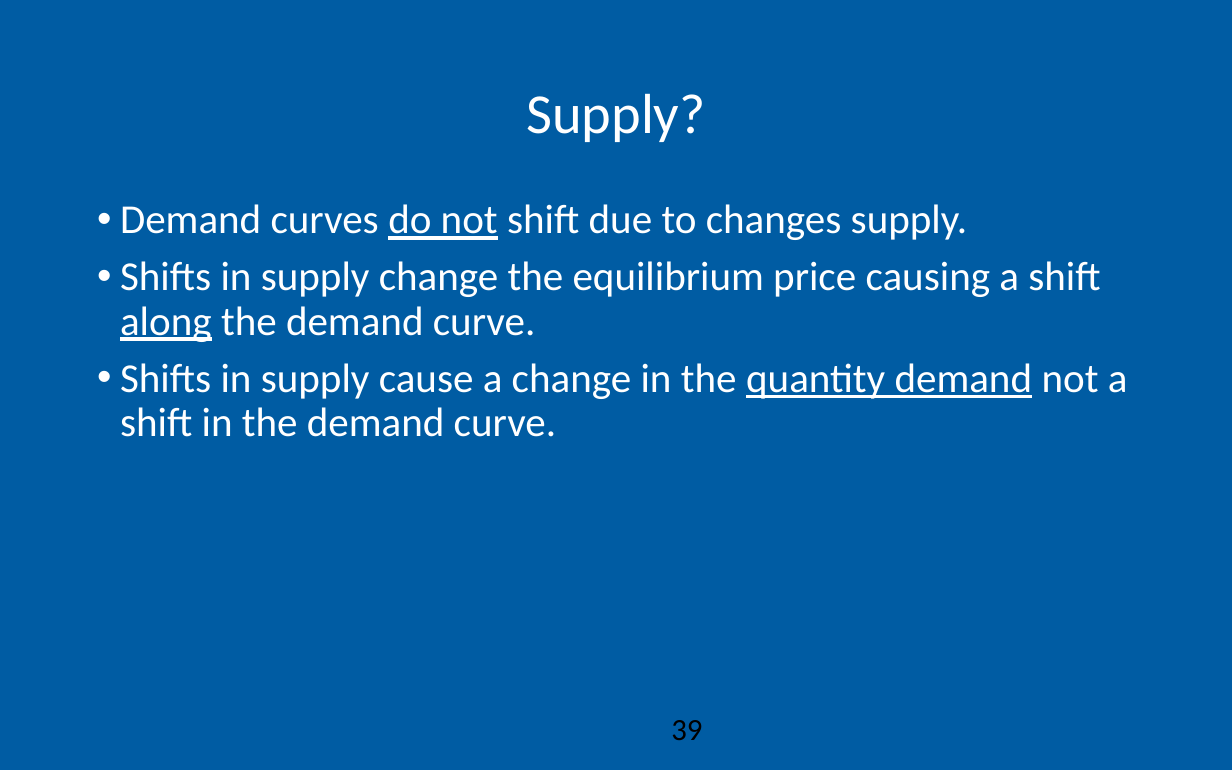
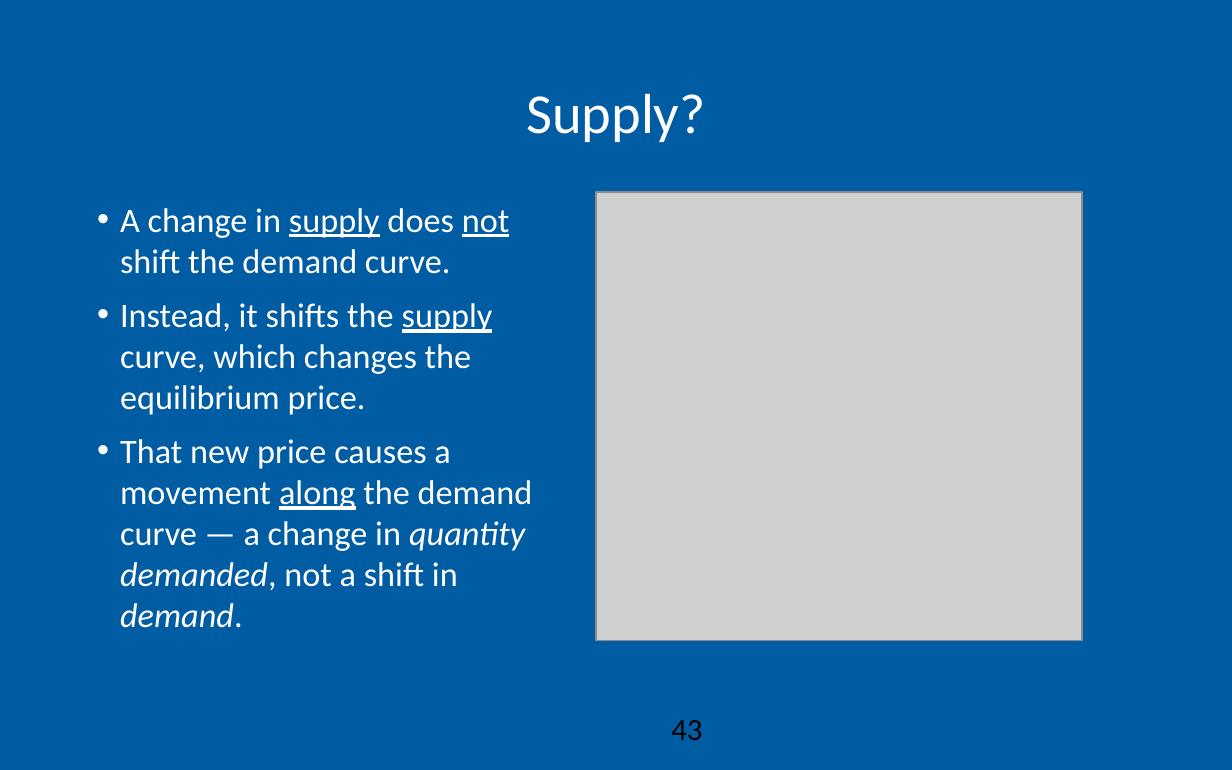
Before and after one commit to AEGDDI/idr305, a slide deck: slide 43 of lectures/L3.pptx (slide 39 before the commit). Drawn at 1232x770 pixels with LibreOffice and Linux fonts; fonts in the diff are those of the drawing; grey boxes stand for pictures; background and template pictures are left out. Boxes give left, top, right and bottom in pixels: in the first picture for what was removed or moved away, otherwise in the second. Text is boxed around its words. In the diff, an @@ line names an element or a change of style, - is before the commit and + after.

```diff
--- a/lectures/L3.pptx
+++ b/lectures/L3.pptx
@@ text at bbox=[120, 208, 533, 628]: text changed; size 24 to 20 pt @@
-• Demand curves do not shift due to changes supply.
-• Shifts in supply change the equilibrium price causing a shift along the demand curve.
-• Shifts in supply cause a change in the quantity demand not a shift in the demand curve.
+• A change in supply does not shift the demand curve.
+• Instead, it shifts the supply curve, which changes the equilibrium price.
+• That new price causes a movement along the demand curve — a change in quantity demanded, not a shift in demand.
@@ picture added at bbox=[596, 192, 1083, 641] @@
@@ page number at bbox=[671, 720, 702, 740]: text changed @@
-39
+43
```
Also in this commit, not shown: 3 other slides changed, 4 slides added, 3 other files.
